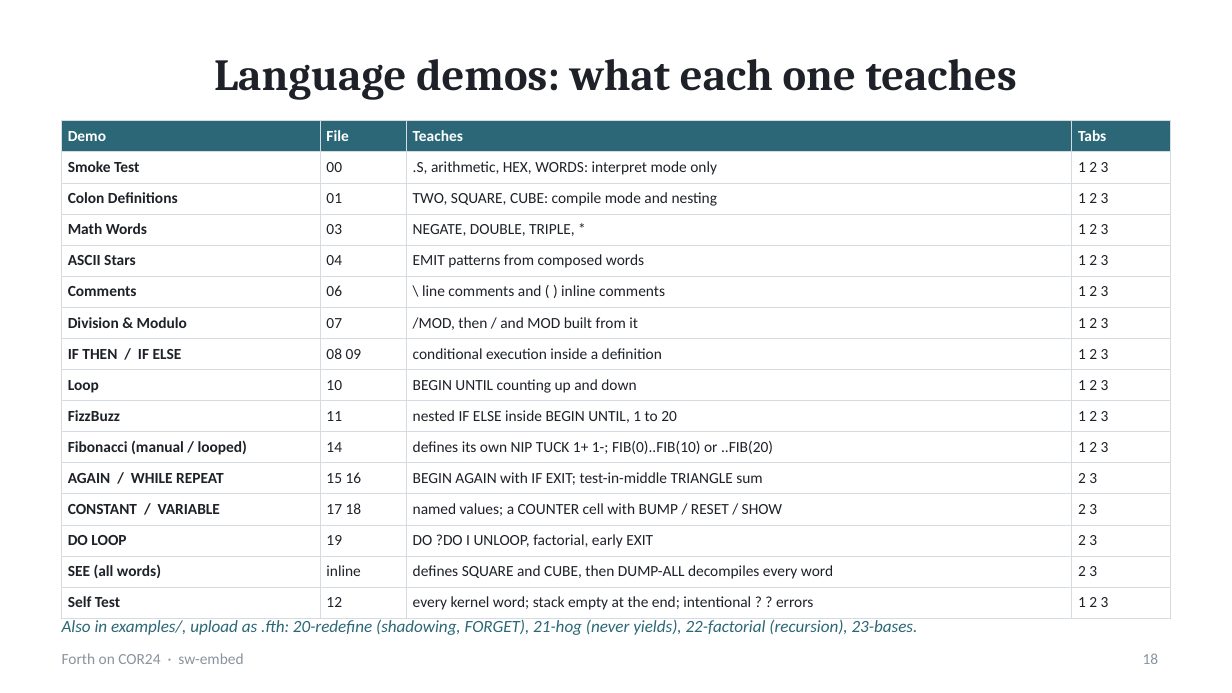
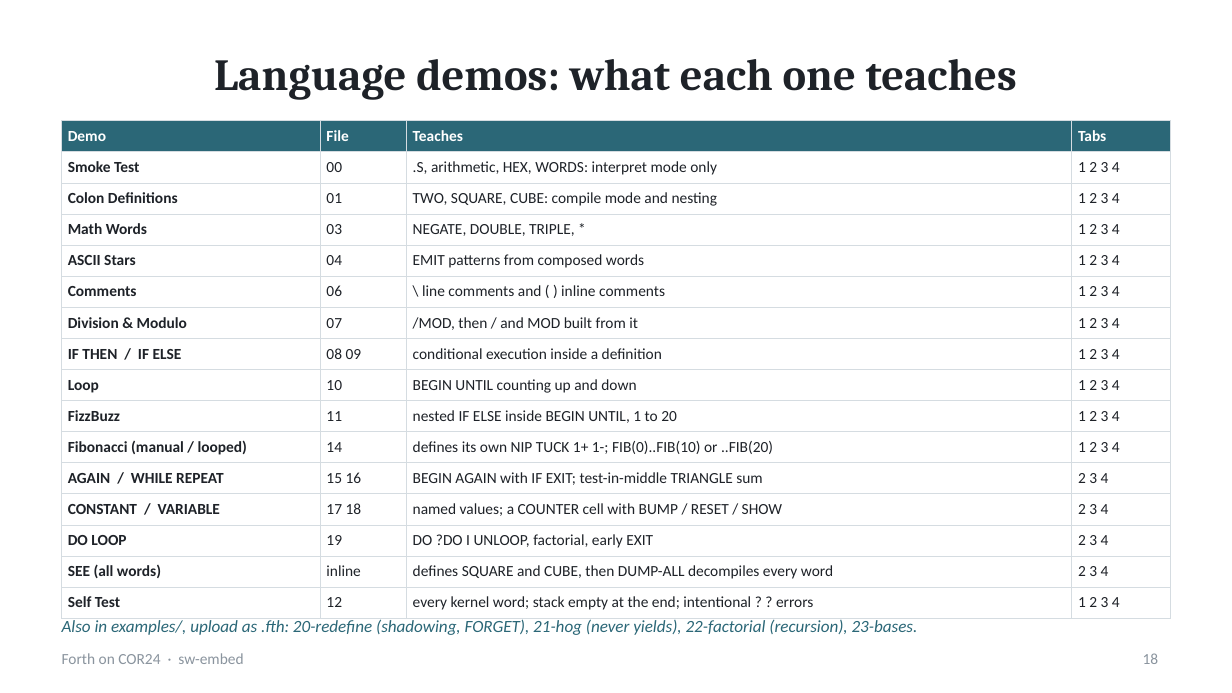
Before and after one commit to sw-embed/web-sw-cor24-forth, a slide deck: slide 18 of docs/forth-on-cor24.pptx. Drawn at 1232x693 pixels with LibreOffice and Linux fonts; fonts in the diff are those of the drawing. Boxes give left, top, right and bottom in pixels: in the first picture for what was removed or moved away, otherwise in the second. Text is boxed around its words. In the diff, an @@ line names an element or a change of style, - is before the commit and + after.

```diff
--- a/docs/forth-on-cor24.pptx
+++ b/docs/forth-on-cor24.pptx
@@ table at [62,121,1170,614] @@
-row 2, column 4: 1 2 3
+row 2, column 4: 1 2 3 4
-row 3, column 4: 1 2 3
+row 3, column 4: 1 2 3 4
-row 4, column 4: 1 2 3
+row 4, column 4: 1 2 3 4
-row 5, column 4: 1 2 3
+row 5, column 4: 1 2 3 4
-row 6, column 4: 1 2 3
+row 6, column 4: 1 2 3 4
-row 7, column 4: 1 2 3
+row 7, column 4: 1 2 3 4
-row 8, column 4: 1 2 3
+row 8, column 4: 1 2 3 4
-row 9, column 4: 1 2 3
+row 9, column 4: 1 2 3 4
-row 10, column 4: 1 2 3
+row 10, column 4: 1 2 3 4
-row 11, column 4: 1 2 3
+row 11, column 4: 1 2 3 4
-row 12, column 4: 2 3
+row 12, column 4: 2 3 4
-row 13, column 4: 2 3
+row 13, column 4: 2 3 4
-row 14, column 4: 2 3
+row 14, column 4: 2 3 4
-row 15, column 4: 2 3
+row 15, column 4: 2 3 4
-row 16, column 4: 1 2 3
+row 16, column 4: 1 2 3 4
```
Also in this commit, not shown: 13 other slides changed, 1 other file.
